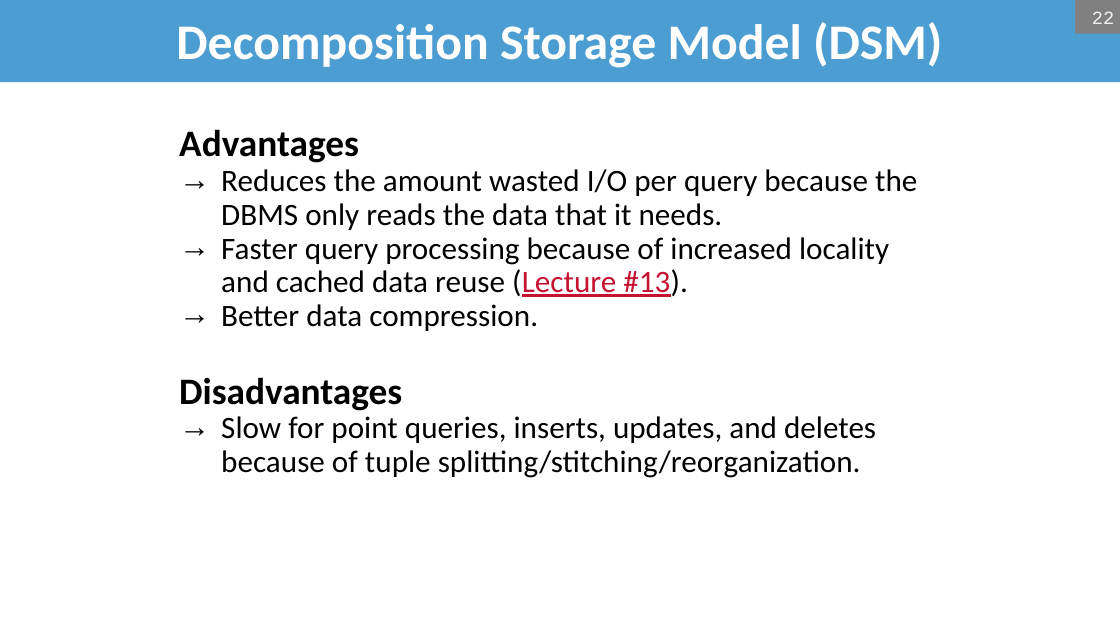
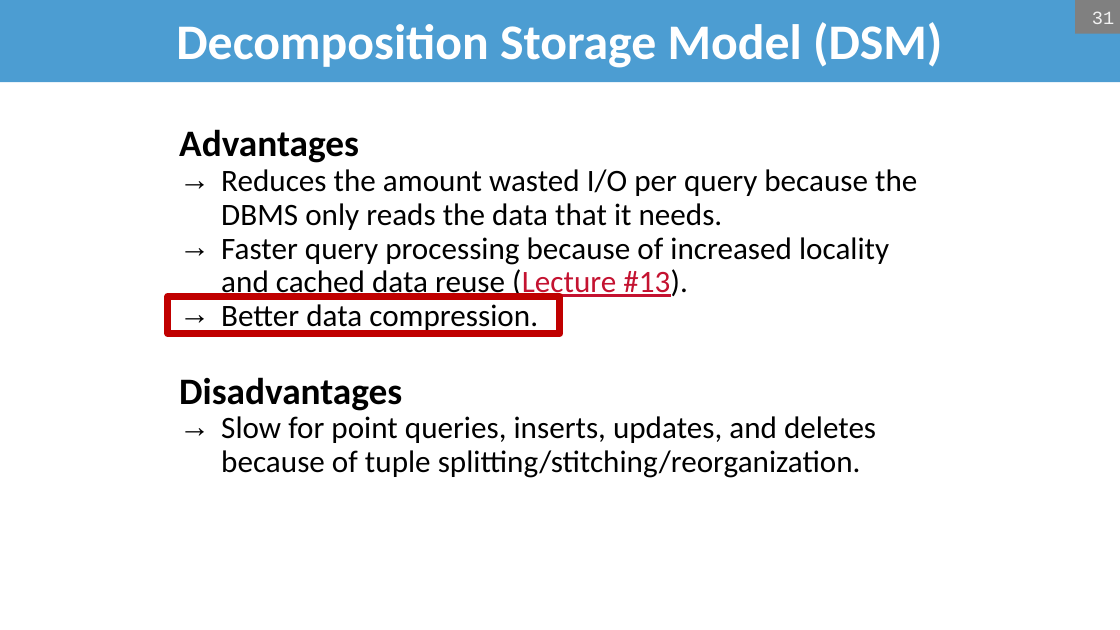
Before and after one commit to bsb20/bsb20.github.io, a slide deck: slide 31 of docs/421_f26/lectures/L6.pptx (slide 22 before the commit). Drawn at 1120x630 pixels with LibreOffice and Linux fonts; fonts in the diff are those of the drawing; background and template pictures are left out. Boxes give left, top, right and bottom in pixels: in the first picture for what was removed or moved away, otherwise in the second. Text is boxed around its words. In the diff, an @@ line names an element or a change of style, - is before the commit and + after.

```diff
--- a/docs/421_f26/lectures/L6.pptx
+++ b/docs/421_f26/lectures/L6.pptx
@@ page number at (1092,11,1114,24): text changed @@
-22
+31
@@ rectangle added at (168,297,560,334), outline #C00000 4.5 pt @@
```
Also in this commit, not shown: 5 other slides changed, 13 slides added, 1 slide removed, 1 other file.
